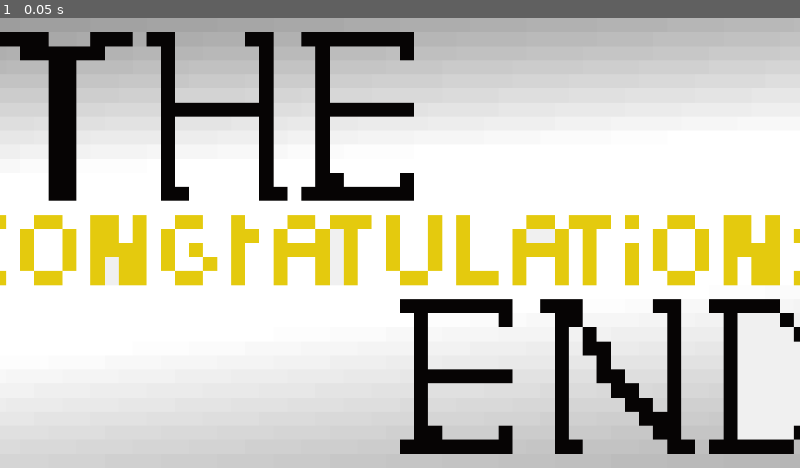
Above: before the commit, frame 1.
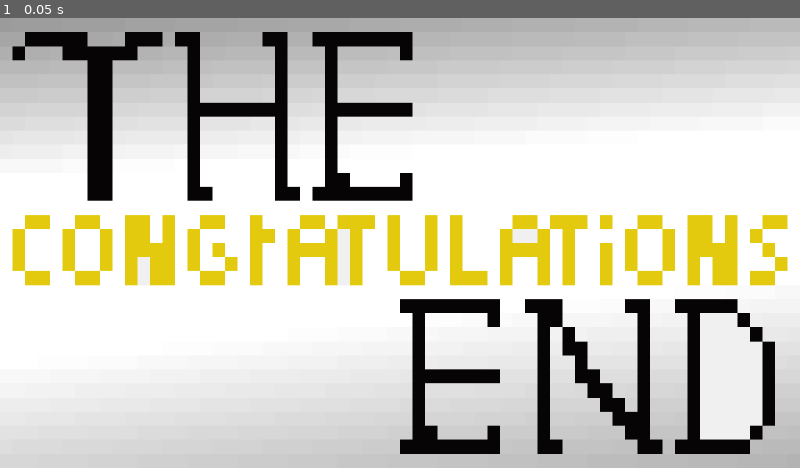
Above: after the commit, the same moment.

Repository: leolevd/Haven-Lisbon-2026
Game: Godot game, scene res://final_screen.tscn
Two runs of this game, one before a commit and one after it. Both use one fixed random seed, a clock stepped at 60 frames per second and the inputs below. This scene is started directly instead of the project's main scene.
Inputs:
- Up to frame 1 (0.05 s): no input

The runs differ from the first frame. In frame 1, 21% of the frame differs, in the area x 0-100%, y 3-97%.

Commit message:
aljfbsgfsdfgsfd

Diff:
--- a/final_screen.tscn
+++ b/final_screen.tscn
@@ -1,6 +1,11 @@
 [gd_scene format=3 uid="uid://dul0midlh8avd"]
 
 [ext_resource type="Script" uid="uid://dda37g3tf4mpy" path="res://texture_rect.gd" id="1_lbqom"]
+[ext_resource type="AudioStream" uid="uid://de8yhk0m82sp8" path="res://dramatic_music.mp3" id="2_buil8"]
+[ext_resource type="Texture2D" uid="uid://c7jwkc5v61gj3" path="res://final_scene/background.png" id="3_ldovj"]
+
+[sub_resource type="StyleBoxTexture" id="StyleBoxTexture_1x3kl"]
+texture = ExtResource("3_ldovj")
 
 [node name="Final_Screen" type="Control" unique_id=391950176]
 layout_mode = 3
@@ -10,6 +15,16 @@
 grow_horizontal = 2
 grow_vertical = 2
 
+[node name="Panel" type="Panel" parent="." unique_id=1326772299]
+z_index = -1
+layout_mode = 1
+anchors_preset = 15
+anchor_right = 1.0
+anchor_bottom = 1.0
+grow_horizontal = 2
+grow_vertical = 2
+theme_override_styles/panel = SubResource("StyleBoxTexture_1x3kl")
+
 [node name="TextureRect" type="TextureRect" parent="." unique_id=582824559]
 layout_mode = 1
 anchors_preset = 15
@@ -17,10 +32,11 @@
 anchor_bottom = 1.0
 grow_horizontal = 2
 grow_vertical = 2
-expand_mode = 1
-stretch_mode = 6
+expand_mode = 5
 script = ExtResource("1_lbqom")
 
 [node name="AudioStreamPlayer" type="AudioStreamPlayer" parent="." unique_id=1587197801]
+stream = ExtResource("2_buil8")
+volume_db = 3.331
 autoplay = true
 bus = &"Music"
--- a/golden_needle.tscn
+++ b/golden_needle.tscn
@@ -7,6 +7,7 @@
 size = Vector2(10, 10)
 
 [node name="golden_needle" type="Area2D" unique_id=2133659959]
+visible = false
 script = ExtResource("1_xhlyd")
 
 [node name="Sprite2D" type="Sprite2D" parent="." unique_id=1004286504]
--- /dev/null
+++ b/imgs.gd
@@ -0,0 +1,54 @@
+extends TextureRect
+
+@export var imgs: Array[Texture2D] = [
+	preload("res://tuturial/haven-black.png"),
+	preload("res://tuturial/1s.png"),
+	preload("res://tuturial/2s.png"),
+	preload("res://tuturial/3s.png"),
+	preload("res://tuturial/4s.png"),
+	preload("res://tuturial/5s.png"),
+	preload("res://tuturial/6s.png"),
+]
+@export var music: AudioStream = preload("res://tuturial/drama.mp3")
+
+@export var first_time: float = 3.0    # haven-black no início (com fade)
+@export var interv: float = 10.0       # cada imagem (com fade)
+@export var duration: float = 2.5      # duração de cada fade
+@export var final_time: float = 3.0    # haven-black no final (com fade)
+
+var player := AudioStreamPlayer.new()
+
+func _ready():
+	if imgs.is_empty():
+		return
+
+	modulate.a = 0.0
+
+	add_child(player)
+	player.stream = music
+	player.play()
+
+	await show_img(imgs[0], first_time)
+
+	for i in range(1, imgs.size()):
+		await show_img(imgs[i], interv)
+
+	await show_img(imgs[0], final_time, false)  # última: fica visível, sem fade de saída
+
+	go_to_main()
+
+func show_img(img: Texture2D, total: float, fade_out := true):
+	var fade: float = min(duration, total / 3.0)
+	texture = img
+
+	var tween := create_tween()
+	tween.tween_property(self, "modulate:a", 1.0, fade)      # aparece
+	if fade_out:
+		tween.tween_interval(total - fade * 2)               # fica na tela
+		tween.tween_property(self, "modulate:a", 0.0, fade)  # desaparece
+	else:
+		tween.tween_interval(total - fade)                   # fica na tela até ao fim
+	await tween.finished
+
+func go_to_main():
+	get_tree().change_scene_to_file("res://main.tscn")
--- a/main.tscn
+++ b/main.tscn
@@ -386,5 +386,6 @@
 
 [node name="AudioStreamPlayer2D" type="AudioStreamPlayer2D" parent="." unique_id=1439618142]
 stream = ExtResource("15_vivmo")
-volume_db = -3.0
+volume_db = -2.241
 autoplay = true
+bus = &"Music"
--- a/mais_screen.gd
+++ b/mais_screen.gd
@@ -11,7 +11,7 @@
 func _on_start_pressed() -> void:
 	$AudioStreamPlayer.stream = load("res://click.mp3")
 	$AudioStreamPlayer.play()
-	get_tree().change_scene_to_file("res://main.tscn")
+	get_tree().change_scene_to_file("res://tuturial.tscn")
 	pass # Replace with function body.
 
 
--- a/texture_rect.gd
+++ b/texture_rect.gd
@@ -1,26 +1,52 @@
 extends TextureRect
 
-@export var imgs: Array[Texture2D] = [preload("res://final_scene/the_end.png")]
-@export var interv: float = 10.0
-@export var duration: float = 2.5
+@export var imgs: Array[Texture2D] = [
+	preload("res://final_scene/the_end.png"),
+	preload("res://final_scene/1s.png"),
+	preload("res://final_scene/2s.png"),
+	preload("res://final_scene/3s_heaven.png"),
+	preload("res://final_scene/4s_hum.png"),
+	preload("res://final_scene/5s.png"),
+	preload("res://final_scene/6s.png"),]
 
-var atual := 1
+@export var music: AudioStream = preload("res://dramatic_music.mp3")
+@export var interv: float = 10.0       # tempo de cada imagem
+@export var duration: float = 2.5      # duração do fade
+@export var final_time: float = 115.0  # 1:55 na última imagem
+
+var final_phase := false
+var player := AudioStreamPlayer.new()
 
 func _ready():
 	if imgs.is_empty():
 		return
+
+	add_child(player)
+	player.stream = music
+	player.play()  # música começa junto com a cena
+
+	# primeira imagem
 	texture = imgs[0]
+	await get_tree().create_timer(interv).timeout
 
-	var timer := Timer.new()
-	timer.wait_time = interv
-	timer.autostart = true
-	timer.timeout.connect(_proxima_imagem)
-	add_child(timer)
+	# passa por todas as outras uma vez
+	for i in range(1, imgs.size()):
+		await fade_to(imgs[i])
+		await get_tree().create_timer(interv).timeout
 
-func _proxima_imagem():
-	atual = (atual + 1) % imgs.size()  # volta para a primeira no fim
+	# volta para a primeira e fica 1:55
+	await fade_to(imgs[0])
+	final_phase = true
+	await get_tree().create_timer(final_time).timeout
+	get_tree().quit()
 
+func fade_to(img: Texture2D):
 	var tween := create_tween()
-	tween.tween_property(self, "modulate:a", 0.0, duration)  # some
-	tween.tween_callback(func(): texture = imgs[atual])       # troca a imagem
+	tween.tween_property(self, "modulate:a", 0.0, duration)  # desaparece
+	tween.tween_callback(func(): texture = img)              # troca a imagem
 	tween.tween_property(self, "modulate:a", 1.0, duration)  # aparece
+	await tween.finished
+
+func _unhandled_input(event):
+	if final_phase and event is InputEventKey and event.pressed and event.keycode == KEY_ESCAPE:
+		get_tree().quit()
--- /dev/null
+++ b/tuturial.tscn
@@ -0,0 +1,41 @@
+[gd_scene format=3 uid="uid://c6nup86c3ry1s"]
+
+[ext_resource type="Script" uid="uid://dbrrde4w6d8fs" path="res://imgs.gd" id="1_w41u7"]
+[ext_resource type="AudioStream" uid="uid://dmqa6g4fjfh1k" path="res://tuturial/drama.mp3" id="2_4ton6"]
+[ext_resource type="Texture2D" uid="uid://bl7iu157m6kc0" path="res://tuturial/background.png" id="3_4xm8k"]
+
+[sub_resource type="StyleBoxTexture" id="StyleBoxTexture_4xm8k"]
+texture = ExtResource("3_4xm8k")
+
+[node name="tuturial" type="Control" unique_id=1469705410]
+layout_mode = 3
+anchors_preset = 15
+anchor_right = 1.0
+anchor_bottom = 1.0
+grow_horizontal = 2
+grow_vertical = 2
+
+[node name="Panel" type="Panel" parent="." unique_id=548821041]
+z_index = -1
+layout_mode = 1
+anchors_preset = 15
+anchor_right = 1.0
+anchor_bottom = 1.0
+grow_horizontal = 2
+grow_vertical = 2
+theme_override_styles/panel = SubResource("StyleBoxTexture_4xm8k")
+
+[node name="TextureRect" type="TextureRect" parent="." unique_id=1020813822]
+layout_mode = 1
+anchors_preset = 15
+anchor_right = 1.0
+anchor_bottom = 1.0
+grow_horizontal = 2
+grow_vertical = 2
+script = ExtResource("1_w41u7")
+
+[node name="AudioStreamPlayer" type="AudioStreamPlayer" parent="." unique_id=2130300248]
+stream = ExtResource("2_4ton6")
+volume_db = 2.415
+autoplay = true
+bus = &"Music"
Binary file added: final_scene/1s.png
Not shown, added: final_scene/1s.png.import
Binary file added: final_scene/2s.png
Not shown, added: final_scene/2s.png.import
Binary file added: final_scene/3s_heaven.png
Not shown, added: final_scene/3s_heaven.png.import
Binary file added: final_scene/4s_hum.png
Not shown, added: final_scene/4s_hum.png.import
Binary file added: final_scene/5s.png
Not shown, added: final_scene/5s.png.import
Binary file added: final_scene/6s.png
Not shown, added: final_scene/6s.png.import
(and 23 more such lines)
